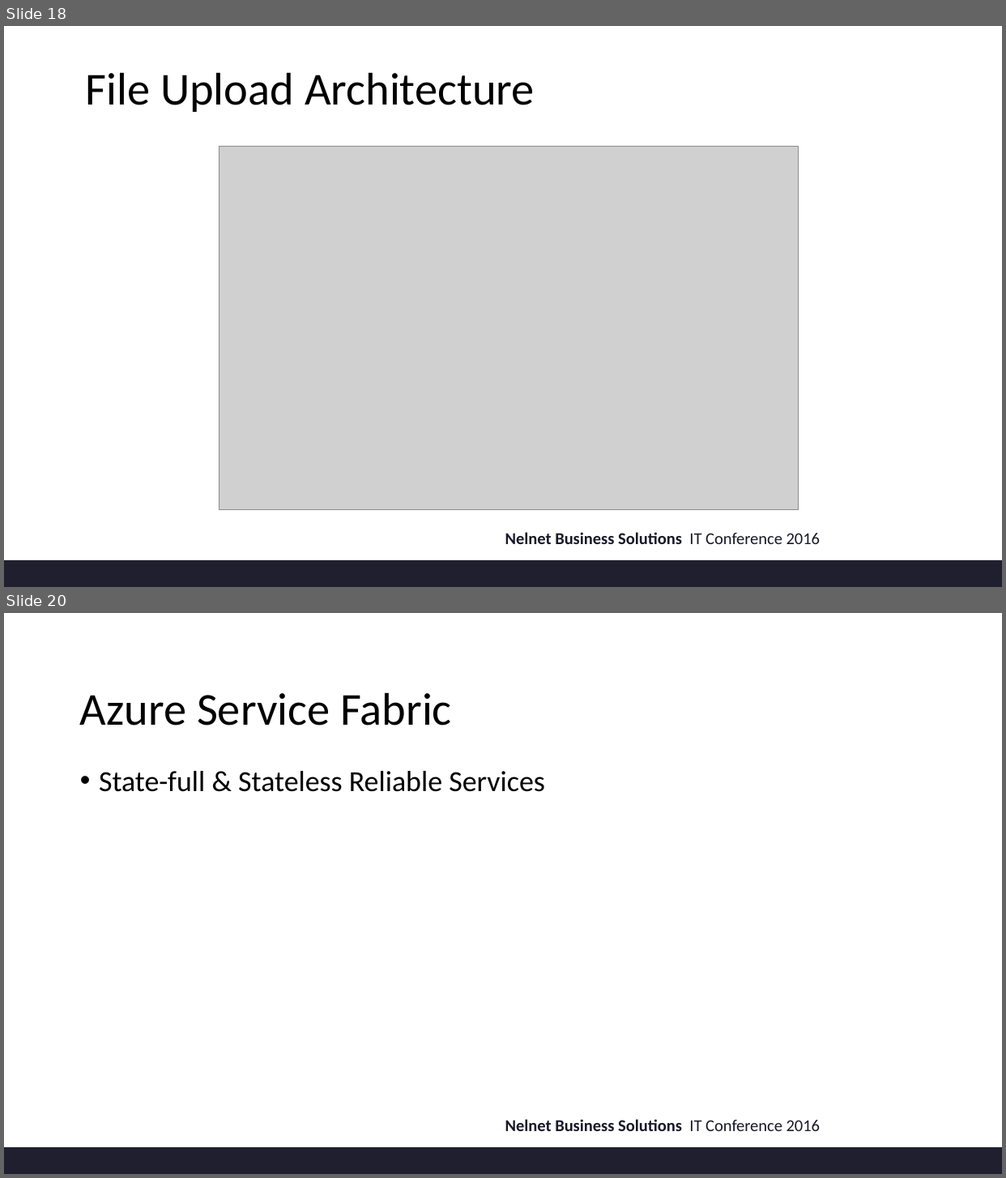
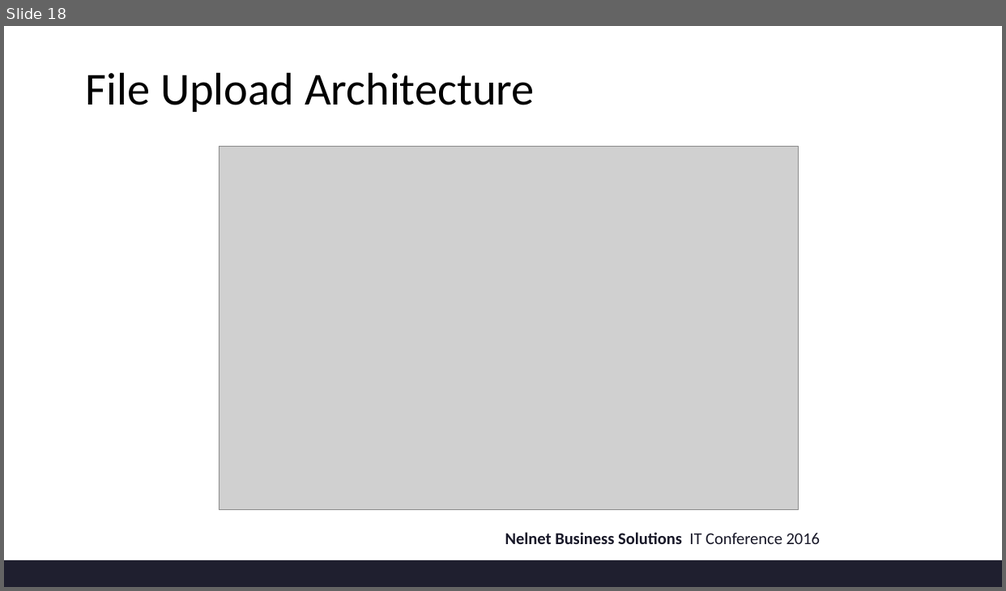
Before and after one commit to rwebrown/ITConference, a slide deck: NBS_IT_FINAL.pptx. Shown one above the other, each under a label of ours: slides 18 and 20 before the commit, slide 18 after it; the slides between them are not shown. The pictures are 1006x1178 and 1006x591 pixels, drawn with LibreOffice and Linux fonts; fonts in the diff are those of the drawing; grey boxes stand for pictures; background and template pictures are left out. Boxes give left, top, right and bottom in pixels: in the first picture for what was removed or moved away, otherwise in the second. Text is boxed around its words. In the diff, an @@ line names an element or a change of style, - is before the commit and + after.

```diff
--- a/NBS_IT_FINAL.pptx
+++ b/NBS_IT_FINAL.pptx
@@ slide 20 removed at bbox=[4, 613, 1002, 1174], background #FFFFFF; not listed: 2 template elements that a slide beside it also shows @@
@@ title removed at bbox=[80, 692, 452, 726] @@
-Azure Service Fabric
@@ text removed at bbox=[99, 771, 545, 792] @@
-• State-full & Stateless Reliable Services
```
Also in this commit, not shown: 1 slide changed.
